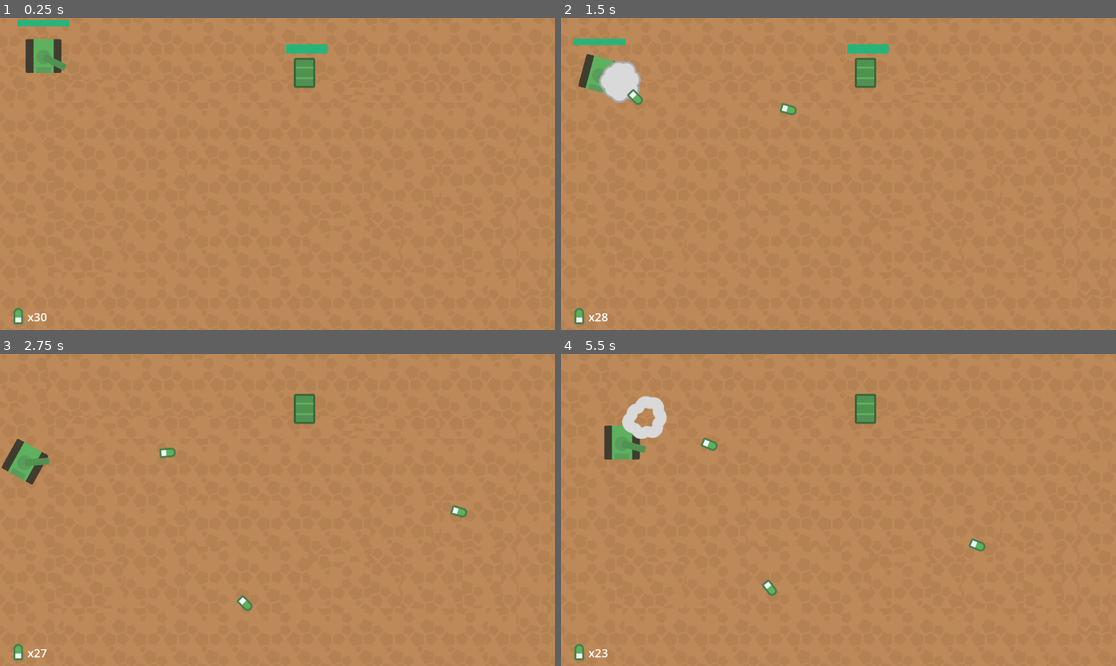
Above: before the commit, frames 1-4 (two rows, left to right).
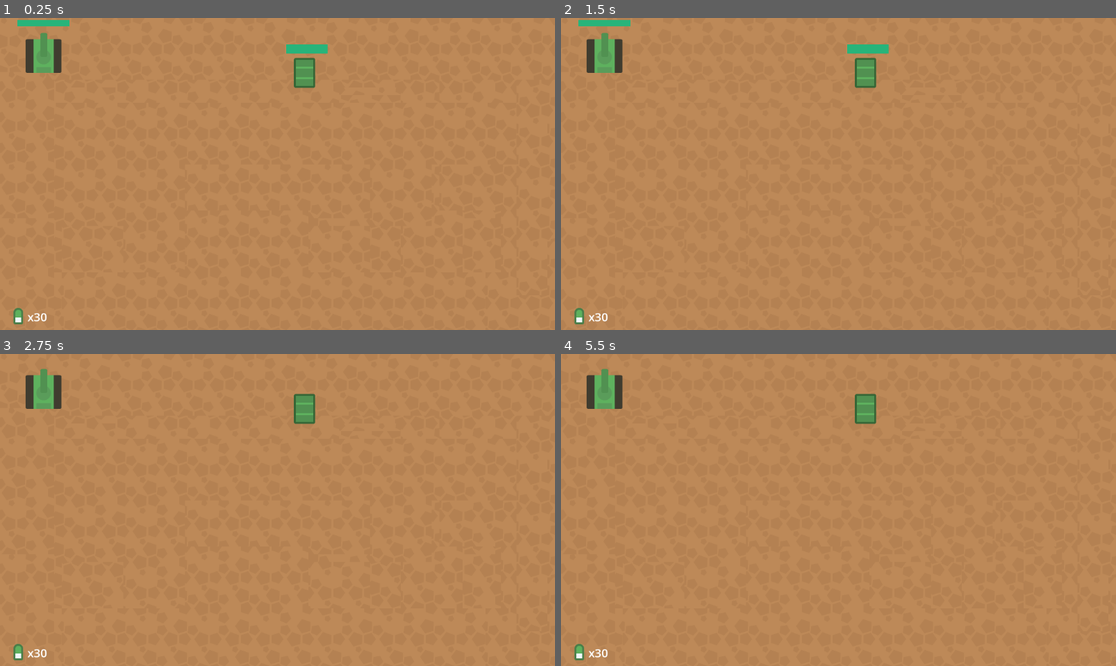
Above: after the commit, the same moments.

Repository: edumaxsantos/TankDownTank
Game: Godot game, scene res://game.tscn
Same seed, same stepped clock (60 frames per second), same inputs: the game is played once before the commit and once after it.
Inputs (mouse positions are in pixels of both pictures, inside the frame that each line leads up to):
- Up to frame 1 (0.25 s): no input
- Up to frame 2 (1.5 s): tap Enter at 0.5 s; move the mouse to (960, 158) at 0.52 s; hold D (right) 0.53-1.28 s; click (960, 158) at 0.6 s; move the mouse to (727, 189) at 1.27 s; hold S (backward) from 1.28 s (still down); click (727, 189) at 1.35 s
- Up to frame 3 (2.75 s): move the mouse to (333, 441) at 2.02 s; release S (backward) at 2.03 s; hold D (right) from 2.03 s (still down); click (333, 441) at 2.1 s
- Up to frame 4 (5.5 s): move the mouse to (810, 572) at 2.77 s; release D (right) at 2.78 s; hold W (forward) 2.78-3.53 s; click (810, 572) at 2.85 s; move the mouse to (1005, 556) at 3.52 s; hold A (left) 3.53-5.03 s; click (1005, 556) at 3.6 s; move the mouse to (672, 463) at 4.27 s; click (672, 463) at 4.35 s; move the mouse to (866, 510) at 5.02 s; hold S (backward) from 5.03 s (still down); click (866, 510) at 5.1 s

The runs differ from the first frame. In frame 1, 0.1% of the frame differs, in the area x 7-13%, y 4-17%; in frame 2, 1.9%; in frame 3, 1.8%; in frame 4, 2.4%, in the area x 4-77%, y 4-98%.
Error after the commit: Parse Error: Static function "create_bullet()" not found in base "Bullet". (res://cannon.gd:80)

Commit message:
Create generic bullet and a scene from generic

Diff:
--- a/entities/bullet/bullet.gd
+++ b/entities/bullet/bullet.gd
@@ -1,25 +1,22 @@
 extends Area2D
+## Basic class for bullet. Defines the general
+## properties and methods for all bullets
 class_name Bullet
+
 
 @export var speed: float = 400
 @export var damage: float
+@export var spawn_position: Vector2
+@export var direction: Vector2
 
-var _direction: Vector2
+func _ready() -> void:
+	top_level = true
+	global_position = spawn_position
+	rotation = direction.angle() + deg_to_rad(90)
 
-static func create_bullet(spawn_position: Vector2, direction: Vector2) -> Bullet:
-	var bullet_scene: PackedScene = load("res://entities/bullet/bullet.tscn")
-	var bullet: Bullet = bullet_scene.instantiate()
-	bullet.top_level = true
-	bullet.global_position = spawn_position
-
-	bullet._direction = direction
-
-	bullet.rotation = direction.angle() + deg_to_rad(90)
-
-	return bullet
 
 func _physics_process(delta: float) -> void:
-	var velocity = _direction * speed
+	var velocity = direction * speed
 
 	translate(velocity * delta)
 
--- a/entities/bullet/bullet.tscn
+++ b/entities/bullet/bullet.tscn
@@ -1,7 +1,6 @@
-[gd_scene load_steps=4 format=3 uid="uid://wjkhhwy75evy"]
+[gd_scene load_steps=3 format=3 uid="uid://wjkhhwy75evy"]
 
 [ext_resource type="Script" path="res://entities/bullet/bullet.gd" id="1_pik6l"]
-[ext_resource type="Texture2D" uid="uid://c036bp5hrcw8o" path="res://assets/bulletGreenSilver_outline.png" id="2_44phx"]
 
 [sub_resource type="CapsuleShape2D" id="CapsuleShape2D_oohic"]
 height = 34.0
@@ -10,10 +9,8 @@
 collision_layer = 8
 collision_mask = 30
 script = ExtResource("1_pik6l")
-damage = 50.0
 
 [node name="Sprite2D" type="Sprite2D" parent="."]
-texture = ExtResource("2_44phx")
 
 [node name="CollisionShape2D" type="CollisionShape2D" parent="."]
 shape = SubResource("CapsuleShape2D_oohic")
--- /dev/null
+++ b/entities/bullet/normal_bullet.tscn
@@ -0,0 +1,10 @@
+[gd_scene load_steps=3 format=3 uid="uid://b1lmdfsmlbxja"]
+
+[ext_resource type="PackedScene" uid="uid://wjkhhwy75evy" path="res://entities/bullet/bullet.tscn" id="1_cgin3"]
+[ext_resource type="Texture2D" uid="uid://c036bp5hrcw8o" path="res://assets/bulletGreenSilver_outline.png" id="2_howq7"]
+
+[node name="NormalBullet" instance=ExtResource("1_cgin3")]
+damage = 75.0
+
+[node name="Sprite2D" parent="." index="0"]
+texture = ExtResource("2_howq7")
